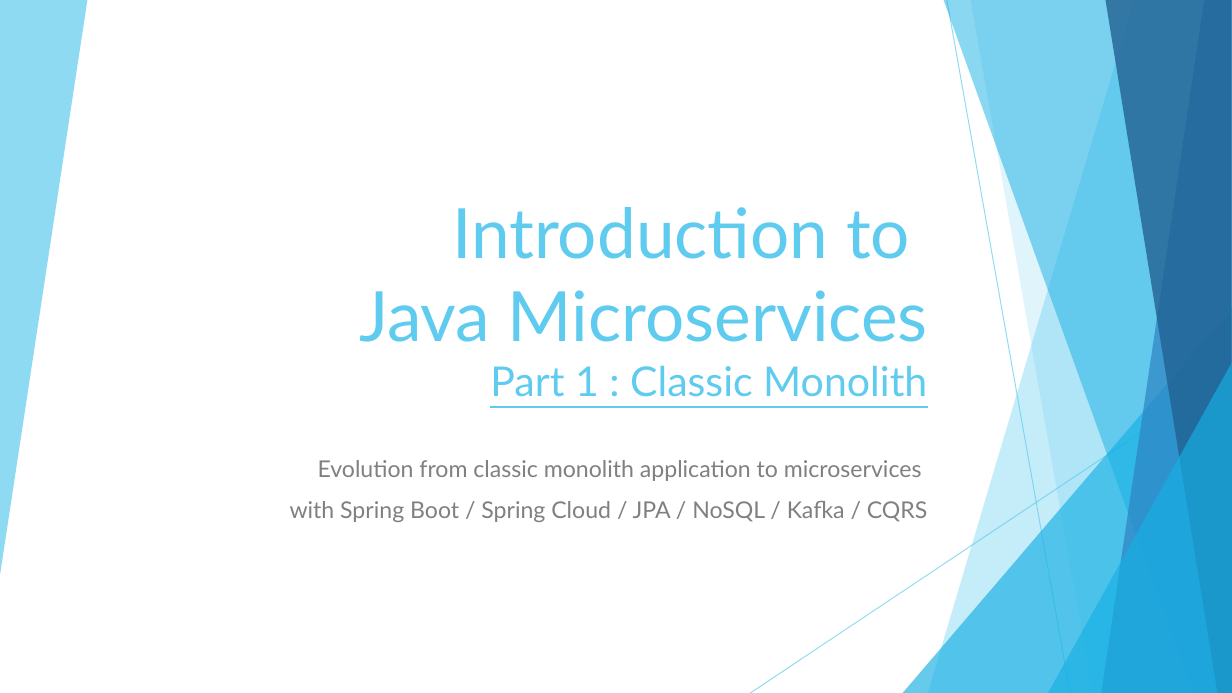
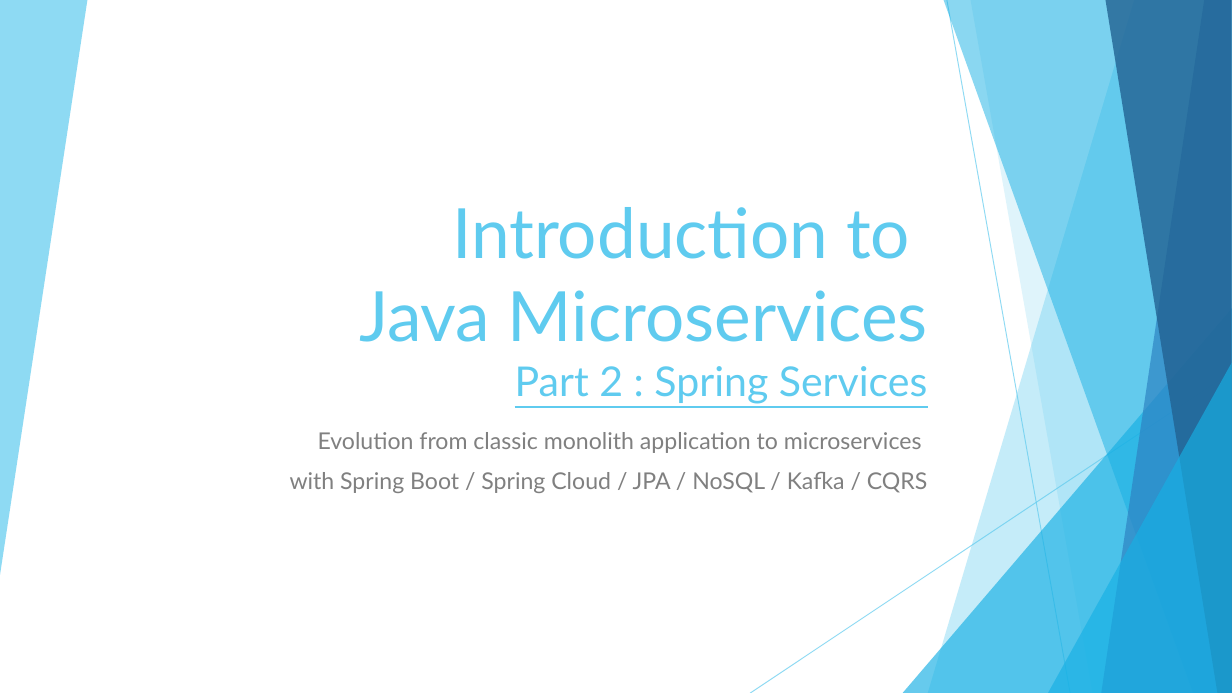
Before and after one commit to vlytsus/springboot-cloud-demo-one, a slide deck: slide 1 of docs/Presentation.pptx. Drawn at 1232x693 pixels with LibreOffice and Linux fonts; fonts in the diff are those of the drawing. Boxes give left, top, right and bottom in pixels: in the first picture for what was removed or moved away, otherwise in the second. Text is boxed around its words. In the diff, an @@ line names an element or a change of style, - is before the commit and + after.

Commit message:
Created 1st part of training

```diff
--- a/docs/Presentation.pptx
+++ b/docs/Presentation.pptx
@@ title at (359,207,928,404): text changed @@
-Introduction to
-Java Microservices
-Part 1 : Classic Monolith
+Introduction to
+Java Microservices
+Part 2 : Spring Services
@@ subtitle "Evolution from classic monolith application ...": place and size @@
-subtitle "Evolution from classic monolith application ..." at (290,460,928,522)
+subtitle "Evolution from classic monolith application ..." at (290,432,928,493)
```
Also in this commit, not shown: 6 slides removed, 1 other file.
